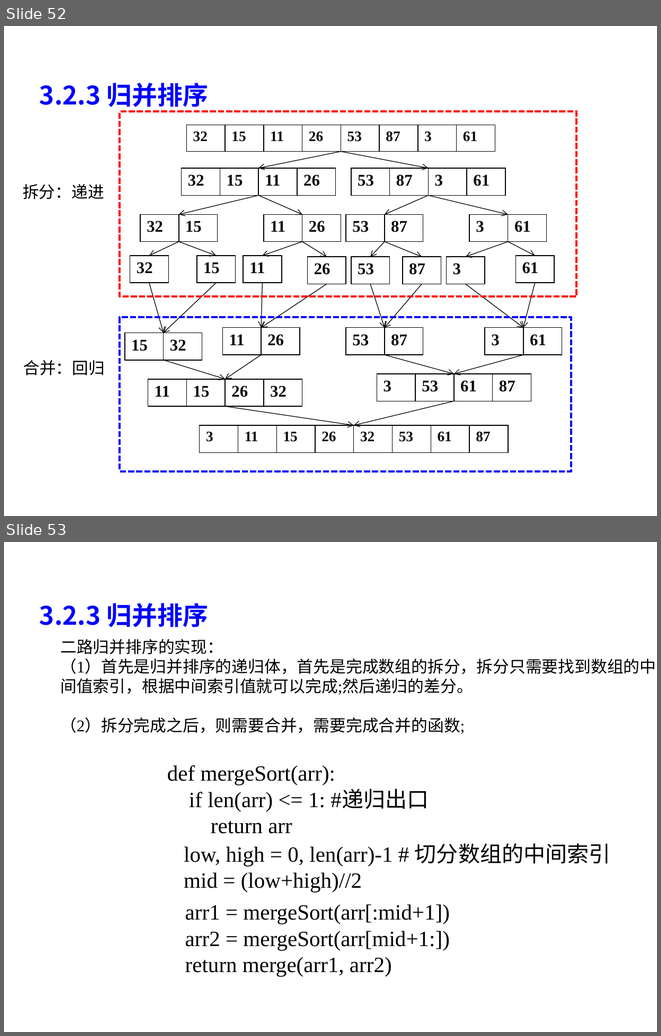
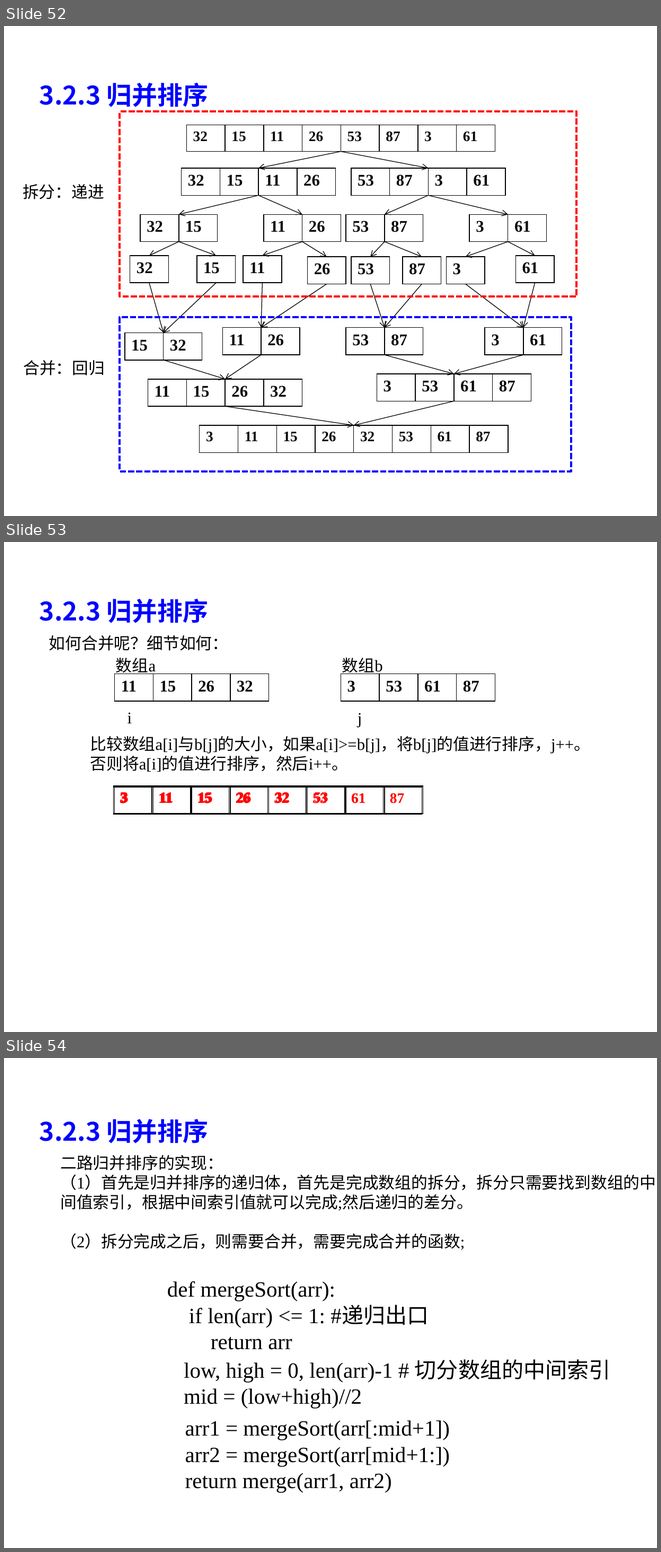
Before and after one commit to liutongling/DP, a slide deck: file/第3章 分治法计.pptx. Shown one above the other, each under a label of ours: slides 52 and 53 before the commit, slides 52, 53 and 54 after it. The pictures are 661x1036 and 661x1552 pixels, drawn with LibreOffice and Linux fonts; fonts in the diff are those of the drawing; background and template pictures are left out. Boxes give left, top, right and bottom in pixels: in the first picture for what was removed or moved away, otherwise in the second. Text is boxed around its words. In the diff, an @@ line names an element or a change of style, - is before the commit and + after.

```diff
--- a/file/第3章 分治法计.pptx
+++ b/file/第3章 分治法计.pptx
@@ slide 53 added at bbox=[4, 542, 657, 1032], background #FFFFFF @@
@@ text added at bbox=[40, 599, 208, 623], 28 pt, text #0000FF, bold @@
+3.2.3 归并排序
@@ text added at bbox=[49, 635, 229, 651], 18 pt, text #000000 @@
+如何合并呢？细节如何：
@@ text added at bbox=[116, 658, 156, 676], 18 pt, text #000000 @@
+数组a
@@ text added at bbox=[342, 658, 383, 676], 18 pt, text #000000 @@
+数组b
@@ table added at bbox=[114, 674, 268, 702], 1 rows, 4 columns @@
+11 | 15 | 26 | 32
@@ table added at bbox=[341, 674, 495, 702], 1 rows, 4 columns @@
+3 | 53 | 61 | 87
@@ text added at bbox=[127, 712, 132, 723], 18 pt, text #000000 @@
+i
@@ text added at bbox=[358, 713, 362, 727], 18 pt, text #000000 @@
+j
@@ text added at bbox=[90, 736, 590, 771], 18 pt, text #000000 @@
+比较数组a[i]与b[j]的大小，如果a[i]>=b[j]，将b[j]的值进行排序，j++。
+否则将a[i]的值进行排序，然后i++。
@@ table added at bbox=[113, 787, 421, 814], 1 rows, 8 columns @@
+ |  |  |  |  |  |  | 
@@ table added at bbox=[113, 786, 421, 814], 1 rows, 8 columns @@
+3 |  |  |  |  |  |  | 
@@ table added at bbox=[113, 787, 421, 814], 1 rows, 8 columns @@
+3 | 11 |  |  |  |  |  | 
@@ table added at bbox=[113, 787, 421, 814], 1 rows, 8 columns @@
+3 | 11 | 15 |  |  |  |  | 
@@ table added at bbox=[113, 787, 421, 814], 1 rows, 8 columns @@
+3 | 11 | 15 | 26 |  |  |  | 
@@ table added at bbox=[113, 787, 421, 814], 1 rows, 8 columns @@
+3 | 11 | 15 | 26 | 32 | 53 | 61 | 
@@ table added at bbox=[113, 787, 421, 814], 1 rows, 8 columns @@
+3 | 11 | 15 | 26 | 32 | 53 | 61 | 87
@@ table added at bbox=[114, 786, 423, 814], 1 rows, 8 columns @@
+3 | 11 | 15 | 26 | 32 |  |  | 
@@ table added at bbox=[114, 786, 423, 814], 1 rows, 8 columns @@
+3 | 11 | 15 | 26 | 32 | 53 |  | 
@@ what was slide 53 is now slide 54 @@
```
Also in this commit, not shown: 2 slides changed, 5 other slides added.
